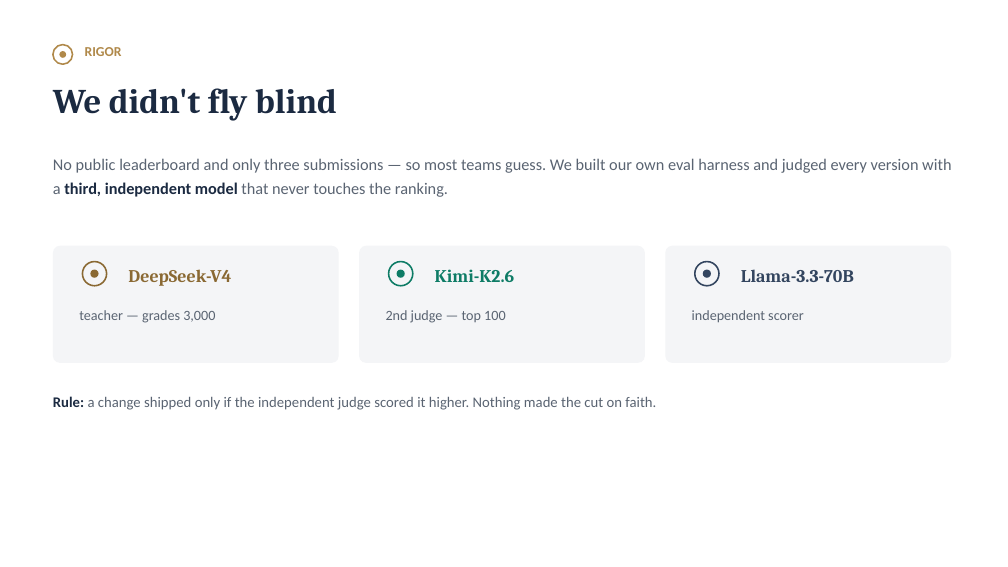
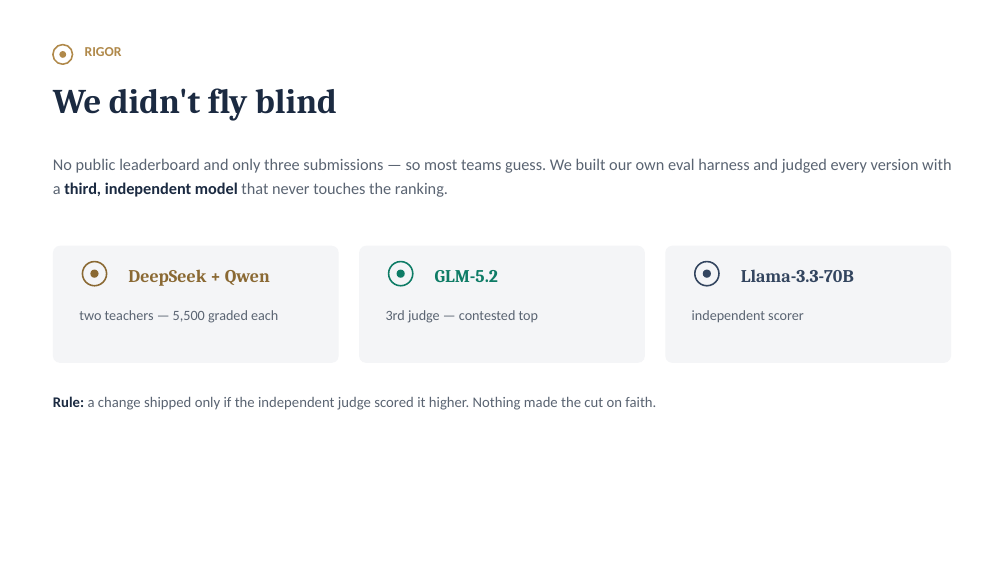
Before and after one commit to TheClazer/parakh, a slide deck: slide 13 of deck/parakh_deck.pptx. Drawn at 1008x567 pixels with LibreOffice and Linux fonts; fonts in the diff are those of the drawing. Boxes give left, top, right and bottom in pixels: in the first picture for what was removed or moved away, otherwise in the second. Text is boxed around its words. In the diff, an @@ line names an element or a change of style, - is before the commit and + after.

Commit message:
v2 final: dual-teacher + sweep + GLM third judge, verified reasons
- Both teachers now cover 5,500 candidates (3,000 rule shortlist + 2,500
  recall-rescue sweep); sweep rescued 9 tier-4 gems the rules under-ranked
- GLM-5.2 third judge on the top-100 (Kimi emits empty output on Nebius);
  top-10 is unanimous tier-5 across three model families
- active_before_signup check removed: fires on 7,496 profiles = generator
  noise, not a trap signature (precision over recall for honeypot flags)
- reasons_final.jsonl: rank-toned, fact-verified reasoning for the final 100
- orjson fast-path; selftest wall ~190-265s / 0.21GB, inside spec limits
- gitignore: whitelist all artifacts needed for Stage-3 reproduction

```diff
--- a/deck/parakh_deck.pptx
+++ b/deck/parakh_deck.pptx
@@ text at (128, 269, 270, 286): text changed @@
-DeepSeek-V4
+DeepSeek + Qwen
@@ text at (435, 270, 498, 282): text changed @@
-Kimi-K2.6
+GLM-5.2
@@ text at (79, 310, 278, 323): text changed @@
-teacher — grades 3,000
+two teachers — 5,500 graded each
@@ text at (386, 310, 538, 323): text changed @@
-2nd judge — top 100
+3rd judge — contested top
```
Also in this commit, not shown: 4 other slides changed, 14 other files.
